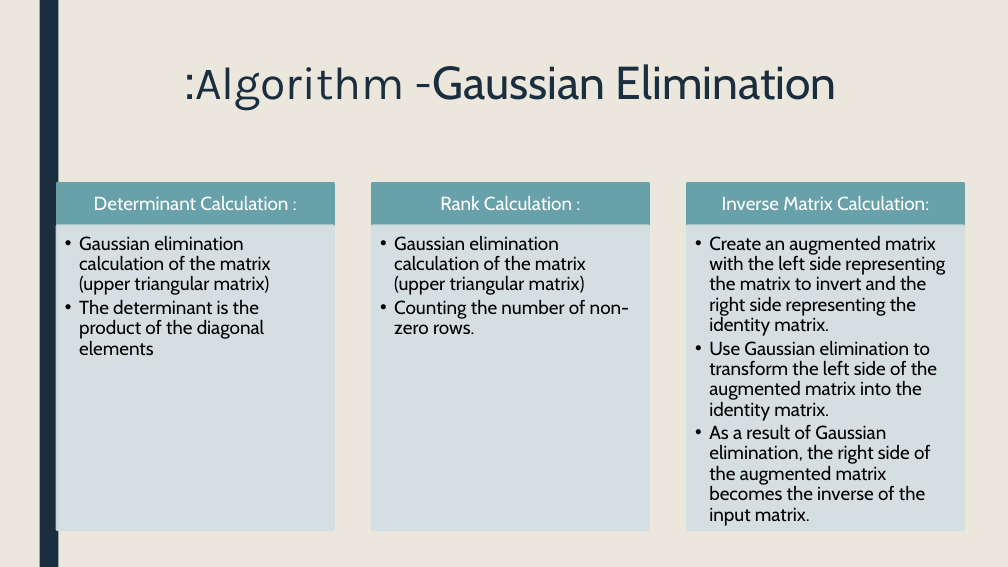
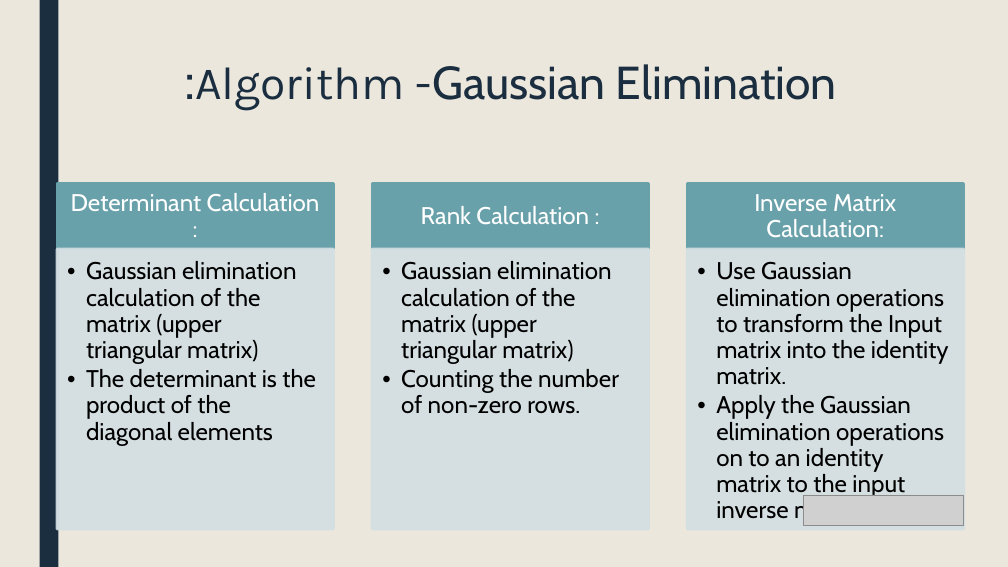
Before and after one commit to VitalMarciano/Matrix-methods, a slide deck: slide 4 of Matrix_Properties_Algorithms[1].pptx. Drawn at 1008x567 pixels with LibreOffice and Linux fonts; fonts in the diff are those of the drawing; grey boxes stand for pictures. Boxes give left, top, right and bottom in pixels: in the first picture for what was removed or moved away, otherwise in the second. Text is boxed around its words. In the diff, an @@ line names an element or a change of style, - is before the commit and + after.

```diff
--- a/Matrix_Properties_Algorithms[1].pptx
+++ b/Matrix_Properties_Algorithms[1].pptx
@@ rectangle: place and size @@
-rectangle at (57,183,333,226)
+rectangle at (57,184,333,249)
@@ rectangle: place and size @@
-rectangle at (372,183,649,226)
+rectangle at (372,184,649,249)
@@ size 18 to 23 pt; more space between paragraphs in 3 elements at (71,193,320,212), (421,206,589,225), (754,194,896,238) @@
@@ rectangle: place and size @@
-rectangle at (687,183,964,226)
+rectangle at (687,184,964,249)
@@ text "Gaussian elimination calculation of the ...": place and size @@
-text "Gaussian elimination calculation of the ..." at (79,236,271,356)
+text "Gaussian elimination calculation of the ..." at (86,261,316,446)
@@ text "Gaussian elimination calculation of the ..." at (86,261,316,446): size 18 to 23 pt; indent changed @@
@@ rectangle: place and size @@
-rectangle at (57,226,333,530)
+rectangle at (57,249,333,529)
@@ text "Gaussian elimination calculation of the ..." at (401,261,619,414): size 18 to 23 pt; indent changed @@
@@ text "Gaussian elimination calculation of the ...": place and size @@
-text "Gaussian elimination calculation of the ..." at (394,236,630,334)
+text "Gaussian elimination calculation of the ..." at (401,261,619,414)
@@ rectangle: place and size @@
-rectangle at (372,226,649,530)
+rectangle at (372,249,649,529)
@@ rectangle: place and size @@
-rectangle at (687,226,964,530)
+rectangle at (687,249,964,529)
@@ text at (716,261,949,524): text changed; size 18 to 23 pt @@
-  • Create an augmented matrix with the left side representing the matrix to invert and the right side representing the identity matrix.
-  • Use Gaussian elimination to transform the left side of the augmented matrix into the identity matrix.
-  • As a result of Gaussian elimination, the right side of the augmented matrix becomes the inverse of the input matrix.
+  • Use Gaussian elimination operations to transform the Input matrix into the identity matrix.
+  • Apply the Gaussian elimination operations on to an identity matrix to the input inverse matrix.
@@ picture added at (803,495,964,526) @@
```
Also in this commit, not shown: 9 other slides changed, 1 slide added, 2 other files.
